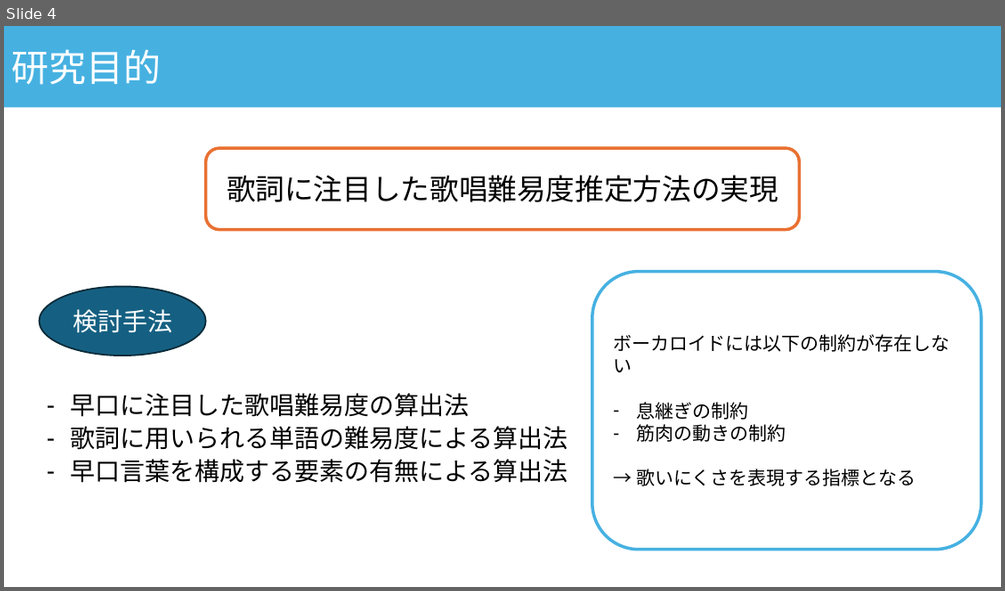
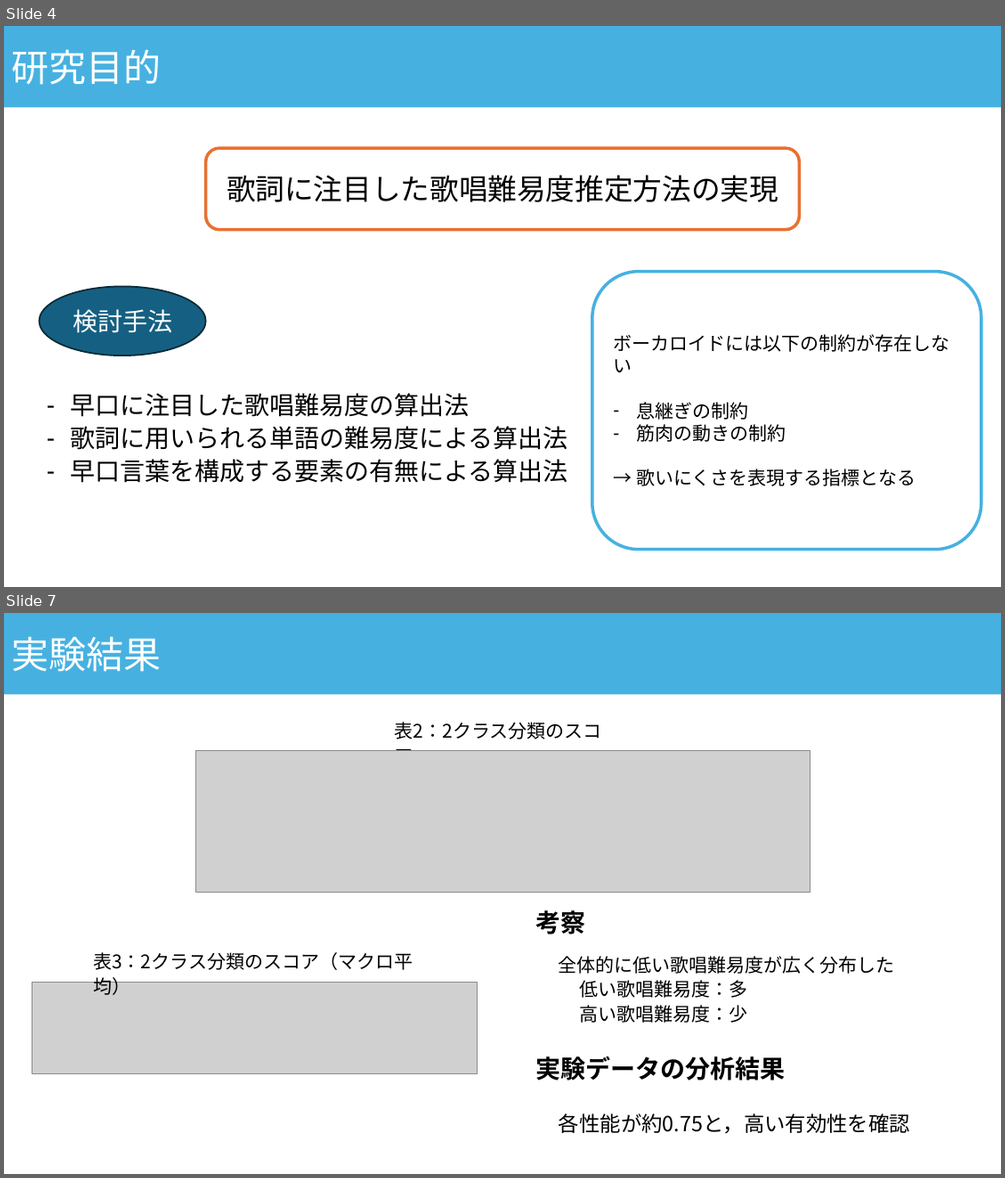
Before and after one commit to asn407/20241221, a slide deck: 年末発表.pptx. Shown one above the other, each under a label of ours: slide 4 before the commit, slides 4 and 7 after it; the slides between them are not shown. The pictures are 1005x591 and 1005x1178 pixels, drawn with LibreOffice and Linux fonts; fonts in the diff are those of the drawing; grey boxes stand for pictures. Boxes give left, top, right and bottom in pixels: in the first picture for what was removed or moved away, otherwise in the second. Text is boxed around its words. In the diff, an @@ line names an element or a change of style, - is before the commit and + after.

Commit message:
docs: 漢字による歌唱難易度推定のスライド作成

```diff
--- a/年末発表.pptx
+++ b/年末発表.pptx
@@ slide 7 added at [4,613,1001,1174], background #FFFFFF @@
@@ rectangle added at [4,613,1001,695], fill #46B1E1, 36 pt, text #FFFFFF @@
+実験結果
@@ text added at [395,722,602,739], 18 pt, text #000000 @@
+表2：2クラス分類のスコア
@@ picture added at [195,751,809,892] @@
@@ text added at [535,910,585,934], 24 pt, text #000000, bold @@
+考察
@@ text added at [93,952,413,995], 18 pt, text #000000 @@
+表3：2クラス分類のスコア（マクロ平均）
@@ text added at [558,956,895,1022], 18 pt, text #000000 @@
+全体的に低い歌唱難易度が広く分布した
+低い歌唱難易度：多
+高い歌唱難易度：少
@@ picture added at [32,982,477,1074] @@
@@ text added at [535,1056,785,1080], 24 pt, text #000000, bold @@
+実験データの分析結果
@@ text added at [558,1113,910,1134], 20 pt, text #000000 @@
+各性能が約0.75と，高い有効性を確認
```
Also in this commit, not shown: 1 slide changed, 5 other slides added, 1 other file.
